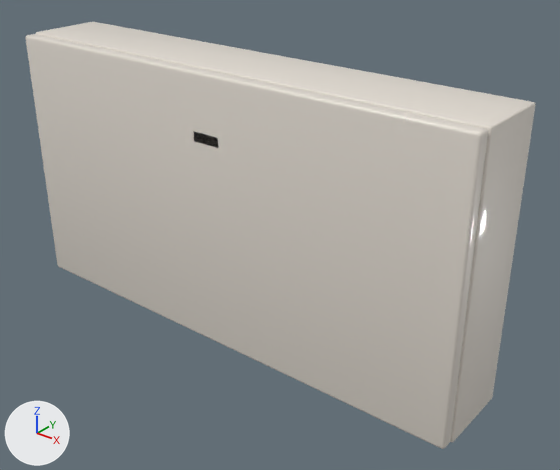
Renders of the glTF model apps/web/models/products/AS356LSAA.glb from each side of a commit.
One viewpoint serves both versions: a 50 mm lens placed at (0.907, -1.017, 0.862), pointed at (0.073, 0.025, 0.216). The axes (+X, +Y, +Z) are drawn at lower left. The lights are the same throughout. The first picture is the older version.

Objects in the first picture: 'AS356LSAA'.
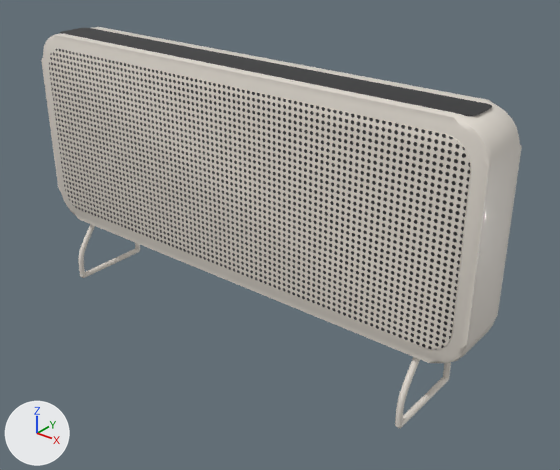
The change, as a diff of the scene's bpy script:
```diff
--- a/apps/web/models/products/AS356LSAA.glb.py
+++ b/apps/web/models/products/AS356LSAA.glb.py
@@ img_dots @@
+img_dots = load_image('dots', '_unpacked/dots', 32, 32, 'sRGB')
@@ mat_dark @@
+mat_dark = principled_material('dark')
+mat_dark.base_color = (0.011, 0.0116, 0.013)  # black #1b1c1e
+mat_dark.coat_weight = 0.1
@@ mat_finish_001 @@
+mat_finish_001 = bpy.data.materials.new('finish.001')
+# colours: white #e6dfd5
+# uses the picture img_dots
@@ me_part @@
 # used by ob_as356lsaa; location = (0.0, 0.0, 0.0)
-me_part.from_pydata(...)  # 296 vertices, 576 faces; spans x -0.506..0.506, y -0.09..0.09, z 0.0..0.54
-me_part.materials.append(mat_body)  # white #e6dfd5
+me_part.from_pydata(...)  # 1056 vertices, 2092 faces; spans x -0.506..0.506, y -0.09..0.09, z 0.0..0.54
+# me_part part 1: the loose piece of 96 vertices spanning x -0.506..0.506, y -0.063..0.09, z 0.0..0.54 is rebuilt with 168 vertices and now spans x -0.506..0.506, y -0.056..0.056, z 0.13..0.54, in mat_finish (white #e6dfd5)
+# me_part part 2: the loose piece of 96 vertices spanning x -0.503..0.503, y -0.09..-0.063, z 0.002..0.538 is rebuilt with 168 vertices and now spans x -0.48..0.48, y -0.057..-0.05, z 0.156..0.514, in mat_finish_001
+# me_part part 3: a new loose piece of 332 vertices spanning x -0.422..-0.41, y -0.09..0.09, z 0.0..0.143, in mat_finish (white #e6dfd5)
+# me_part part 4: a new loose piece of 332 vertices spanning x 0.41..0.422, y -0.09..0.09, z 0.0..0.143, in mat_finish (white #e6dfd5)
+# me_part part 5: a new loose piece of 56 vertices spanning x -0.466..0.466, y -0.036..0.036, z 0.539..0.54, in mat_dark (black #1b1c1e)
+# me_part part 6: the loose piece of 96 vertices spanning x -0.03..0.03, y -0.09..-0.088, z 0.412..0.432 is deleted
+# other edits to the shape of me_part do not show in these pictures
 me_part.materials.append(mat_finish)
-me_part.materials.append(mat_trim)  # dark grey #2b2d30
-me_part.materials.append(mat_display)  # black #0e1012
+me_part.materials.append(mat_finish_001)
+me_part.materials.append(mat_dark)  # black #1b1c1e
```

What differs and where, as boxes (x1, y1, x2, y2) in the pictures (560 x 470 px):
'AS356LSAA', reshaped (6% shorter)
    before: (26, 22, 536, 449)
    after: (41, 27, 522, 428)
part 1 of me_part, rebuilt (20% shorter)
    before: (35, 22, 536, 442)
    after: (41, 27, 522, 363)
part 2 of me_part, rebuilt (9% narrower, 28% shorter)
    before: (26, 34, 488, 449)
    after: (49, 49, 471, 349)
part 3 of me_part, added
    after: (78, 224, 140, 278)
part 4 of me_part, added
    after: (395, 357, 451, 428)
part 5 of me_part, added
    after: (60, 28, 492, 116)
part 6 of me_part, deleted
    before: (194, 132, 218, 148)
